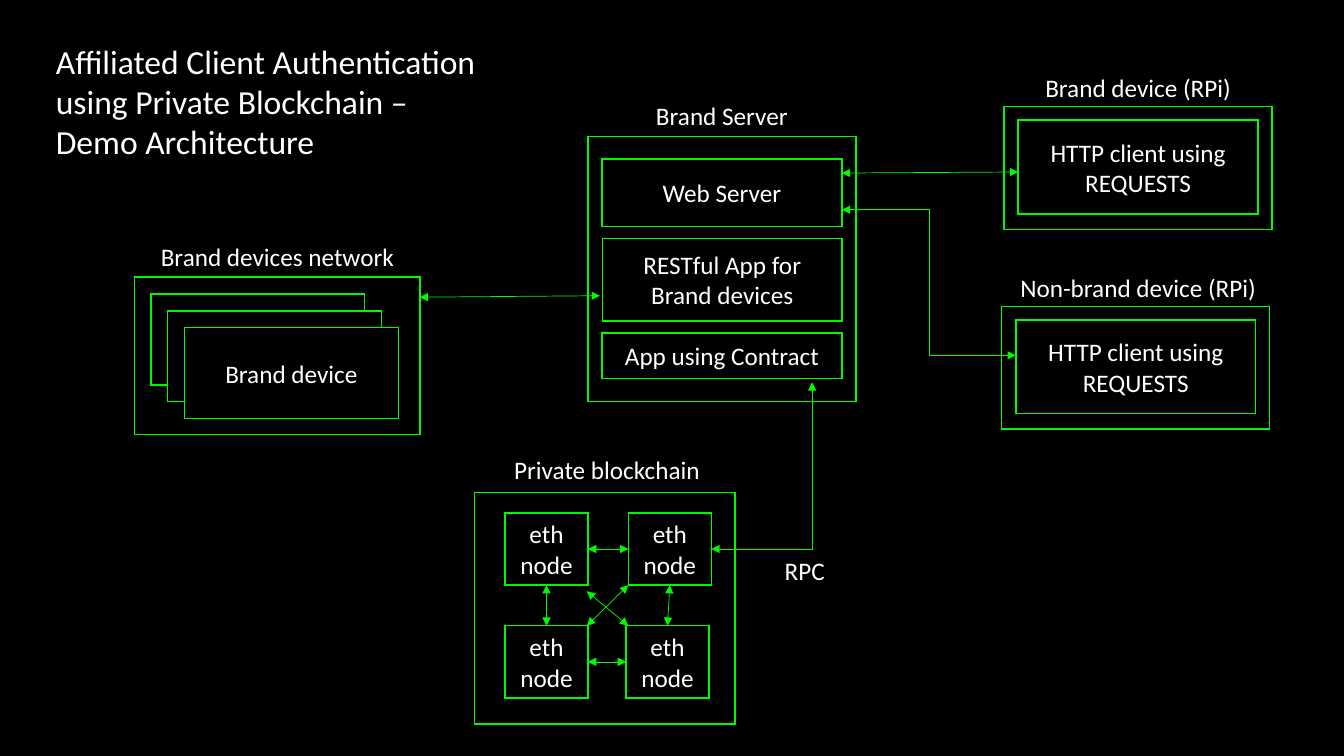
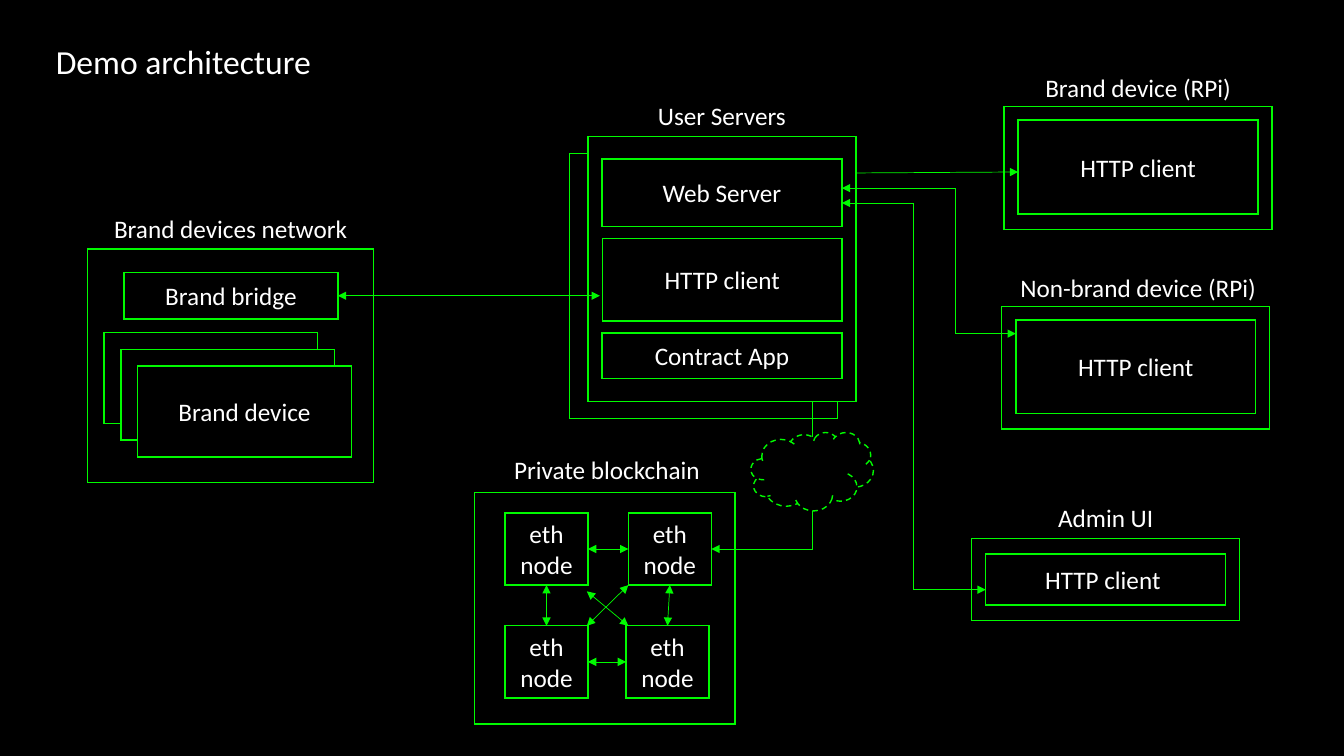
Before and after one commit to galazg/work, a slide deck: slide 3 of demo_sketch.pptx (slide 1 before the commit). Drawn at 1344x756 pixels with LibreOffice and Linux fonts; fonts in the diff are those of the drawing. Boxes give left, top, right and bottom in pixels: in the first picture for what was removed or moved away, otherwise in the second. Text is boxed around its words. In the diff, an @@ line names an element or a change of style, - is before the commit and + after.

```diff
--- a/demo_sketch.pptx
+++ b/demo_sketch.pptx
@@ text at box(56, 50, 310, 75): text changed @@
-Affiliated Client Authentication using Private Blockchain –
-Demo Architecture
+Demo architecture
@@ text at box(658, 108, 786, 126): text changed @@
-Brand Server
+User Servers
@@ rectangle at box(588, 136, 856, 401): fill none to #000000 @@
@@ rectangle added at box(570, 153, 838, 418), outline #00FA00 1 pt @@
@@ text in rectangle at box(1080, 159, 1196, 177): text changed @@
-HTTP client using REQUESTS
+HTTP client
@@ text "Brand devices network": place and size @@
-text "Brand devices network" at box(161, 248, 393, 267)
+text "Brand devices network" at box(114, 220, 347, 239)
@@ elbow double arrow moved from (1016, 355) - (842, 210) to (1016, 334) - (842, 189) @@
@@ elbow double arrow added from (842, 203) to (986, 590), #00FA00 0.5 pt @@
@@ rectangle: place and size @@
-rectangle at box(135, 277, 420, 435)
+rectangle at box(88, 249, 373, 483)
@@ rectangle added at box(124, 272, 338, 319), fill #000000, outline #00FA00 1 pt, 18 pt, text #FFFFFF @@
+Brand bridge
@@ double arrow moved from (419, 297) - (600, 295) to (338, 295) - (600, 295) @@
@@ text in rectangle at box(665, 271, 780, 289): text changed @@
-RESTful App for Brand devices
+HTTP client
@@ 3 rectangles: place and size @@
-3 rectangles at box(151, 294, 398, 418)
+3 rectangles at box(104, 333, 352, 457)
@@ text in rectangle at box(655, 348, 789, 369): text changed @@
-App using Contract
+Contract App
@@ text in rectangle at box(1078, 358, 1193, 376): text changed @@
-HTTP client using REQUESTS
+HTTP client
@@ cloud added at box(751, 433, 873, 511), fill #000000, outline #00FA00 1 pt dashed @@
@@ text added at box(1058, 509, 1153, 528), 18 pt, text #FFFFFF @@
+Admin UI
@@ rectangle added at box(972, 538, 1240, 620), outline #00FA00 1 pt @@
@@ text removed at box(785, 563, 825, 580) @@
-RPC
@@ rectangle added at box(986, 554, 1226, 605), outline #00FA00 1 pt, 18 pt, text #FFFFFF @@
+HTTP client
```
Also in this commit, not shown: 3 slides added, 35 other files.
